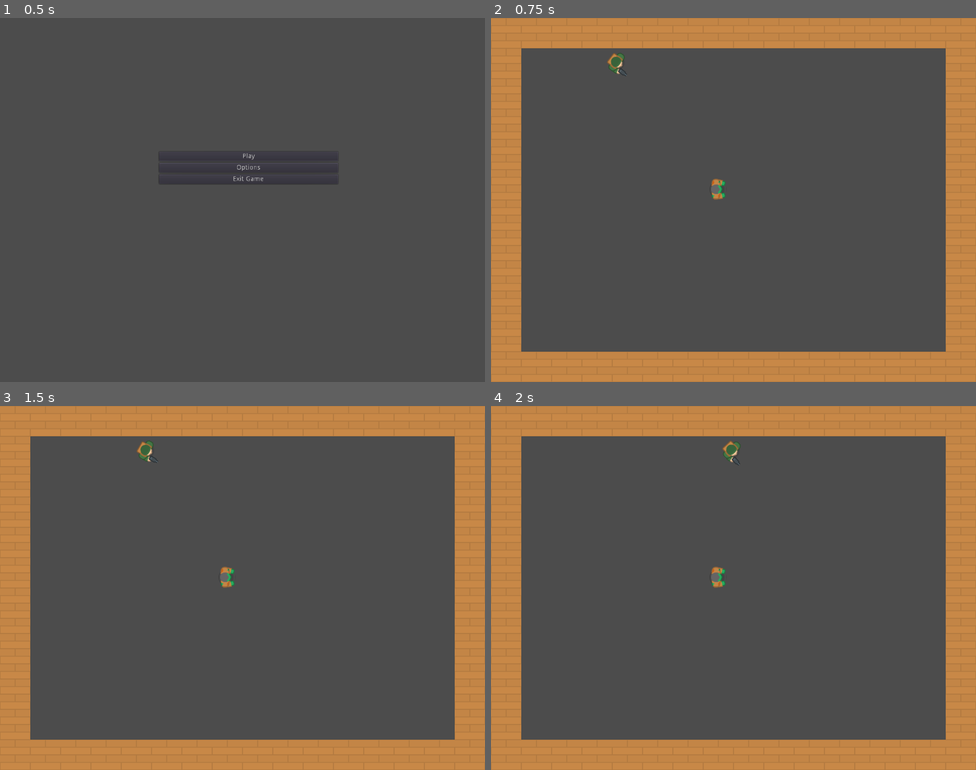
Above: before the commit, frames 1-4 (two rows, left to right).
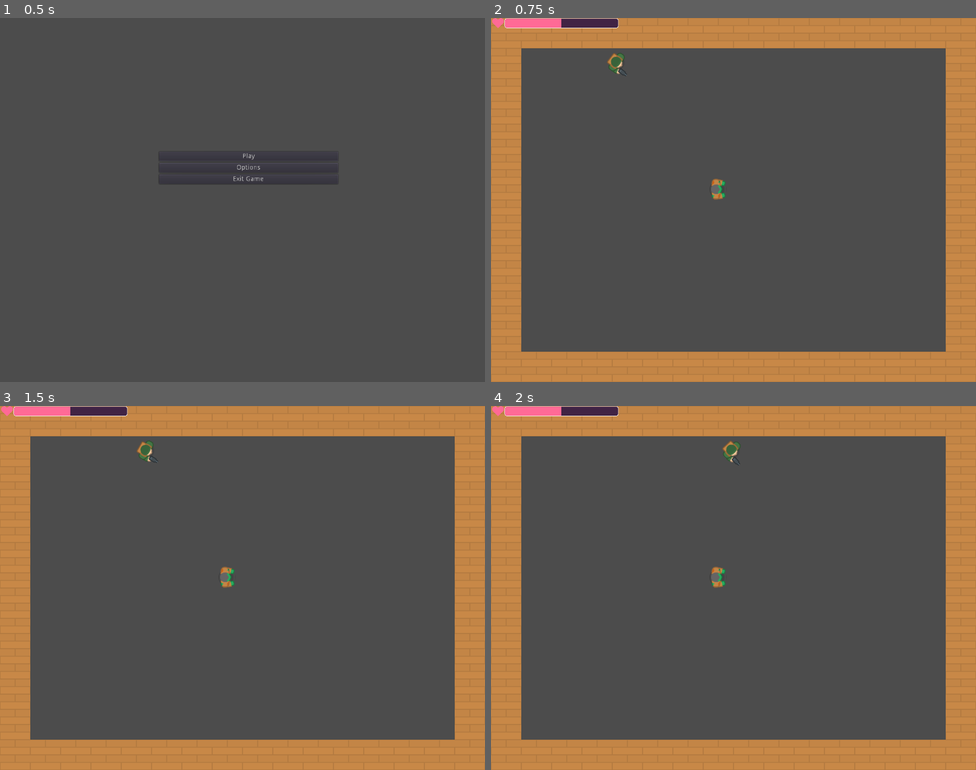
Above: after the commit, the same moments.

Repository: sindre0830/YAZG
Game: Godot game, scene res://Menu/MainMenu.tscn
The game is run twice, just before and just after one commit, with the same random seed, the same clock (stepped at 60 frames per second) and the same inputs.
Inputs (mouse positions are in pixels of both pictures, inside the frame that each line leads up to):
- Up to frame 1 (0.5 s): no input
- Up to frame 2 (0.75 s): click "Play" at 0.5 s
- Up to frame 3 (1.5 s): tap Enter at 1.25 s; move the mouse to (349, 569) at 1.27 s; hold Right (ui_right) from 1.28 s (still down)
- Up to frame 4 (2 s): keep holding Right (ui_right)

Frame 1 is identical in both runs. In frame 2, 0.7% of the frame differs, in the area x 0-27%, y 0-3%; in frame 3, 0.7%; in frame 4, 0.7%.

Commit message:
Modified the healthbar style

Diff:
--- a/Source/UI/Healthbar.tscn
+++ b/Source/UI/Healthbar.tscn
@@ -1,8 +1,52 @@
-[gd_scene format=2]
+[gd_scene load_steps=4 format=2]
 
-[node name="Healthbar" type="HBoxContainer"]
-margin_right = 40.0
-margin_bottom = 40.0
+[ext_resource path="res://Assets/UI/heart.svg" type="Texture" id=1]
+
+[sub_resource type="StyleBoxFlat" id=1]
+bg_color = Color( 1, 0.419608, 0.592157, 1 )
+border_width_left = 1
+border_width_top = 1
+border_width_right = 1
+border_width_bottom = 1
+border_color = Color( 1, 0.419608, 0.592157, 0 )
+corner_radius_top_left = 4
+corner_radius_bottom_left = 4
+
+[sub_resource type="StyleBoxFlat" id=2]
+bg_color = Color( 0.258824, 0.141176, 0.270588, 1 )
+border_width_left = 1
+border_width_top = 1
+border_width_right = 1
+border_width_bottom = 1
+border_color = Color( 1, 1, 1, 1 )
+corner_radius_top_left = 4
+corner_radius_top_right = 4
+corner_radius_bottom_right = 4
+corner_radius_bottom_left = 4
+
+[node name="Healthbar" type="ProgressBar"]
+margin_left = 29.4043
+margin_top = 1.49831
+margin_right = 269.404
+margin_bottom = 21.4983
+custom_styles/fg = SubResource( 1 )
+custom_styles/bg = SubResource( 2 )
+value = 50.0
+percent_visible = false
 __meta__ = {
 "_edit_use_anchors_": false
 }
+
+[node name="TextureRect" type="TextureRect" parent="."]
+anchor_top = 0.5
+anchor_bottom = 0.5
+margin_left = -26.7822
+margin_top = -13.1873
+margin_right = -0.782227
+margin_bottom = 12.8127
+texture = ExtResource( 1 )
+expand = true
+stretch_mode = 6
+__meta__ = {
+"_edit_use_anchors_": false
+}
